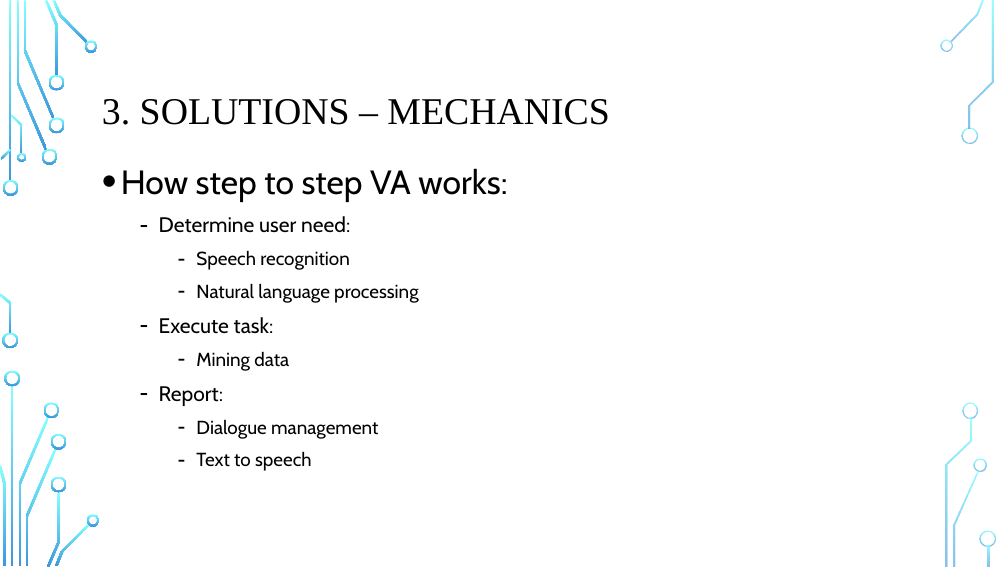
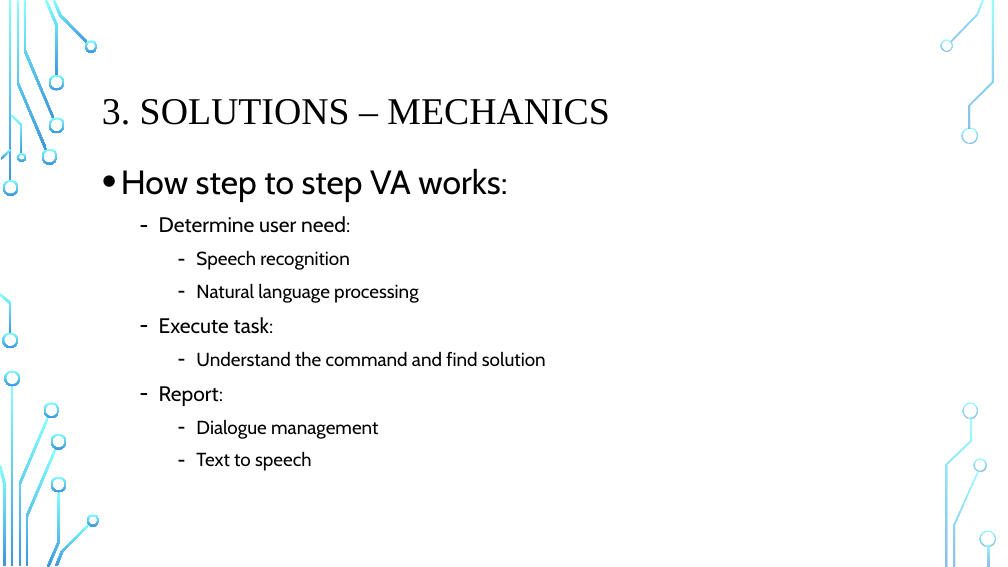
Before and after one commit to VNeseTalkingBush/IIT_asm_3, a slide deck: slide 4 of Group6_IIT_A3_Presentation.pptx. Drawn at 1008x567 pixels with LibreOffice and Linux fonts; fonts in the diff are those of the drawing; background and template pictures are left out. Boxes give left, top, right and bottom in pixels: in the first picture for what was removed or moved away, otherwise in the second. Text is boxed around its words. In the diff, an @@ line names an element or a change of style, - is before the commit and + after.

```diff
--- a/Group6_IIT_A3_Presentation.pptx
+++ b/Group6_IIT_A3_Presentation.pptx
@@ text at [196,351,546,367]: text changed @@
-    – Mining data
+    – Understand the command and find solution
```
